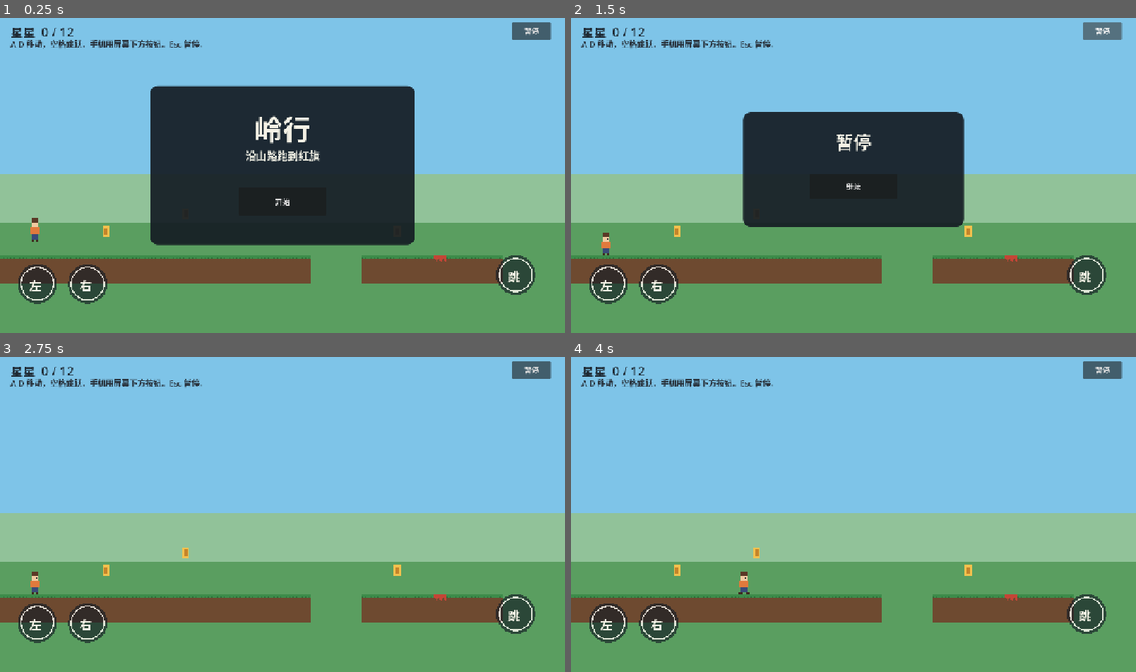
Above: before the commit, frames 1-4 (two rows, left to right).
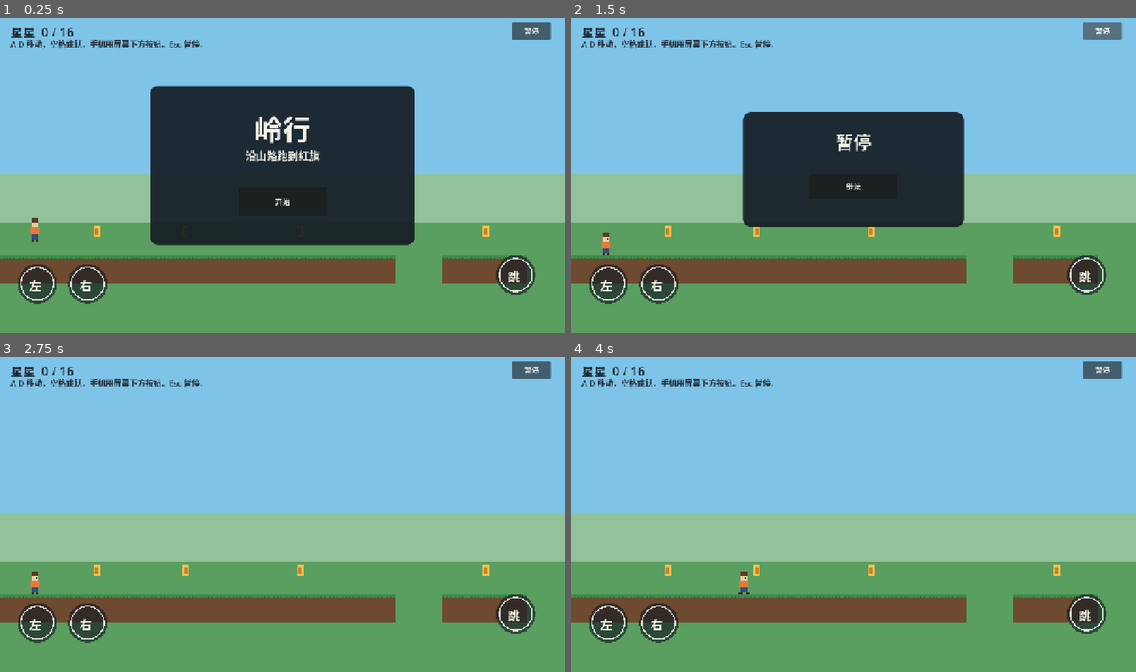
Above: after the commit, the same moments.

Repository: LiangchenLab/Game-Godot
Game: Godot game, scene res://scenes/main.tscn
Same seed, same stepped clock (60 frames per second), same inputs: the game is played once before the commit and once after it.
Inputs:
- Up to frame 1 (0.25 s): no input
- Up to frame 2 (1.5 s): click "开始" at 0.5 s; click "暂停" at 1.25 s
- Up to frame 3 (2.75 s): click "继续" at 2 s
- Up to frame 4 (4 s): hold D (move_right) from 2.78 s (still down); tap Space (jump) at 2.85, 3.02, 3.32, 3.6, 3.77 s

The runs differ from the first frame. In frame 1, 2.0% of the frame differs, in the area x 11-94%, y 3-85%; in frame 2, 2.1%; in frame 3, 2.2%; in frame 4, 2.2%.

Commit message:
迁入 CCGS 骨架并落地 MVP 关卡三段节奏。
修复 Windows Stop hook 的 Git Bash 路径；补齐 epic/stories 与关卡/导出/商店/用例文档；level.gd 按教学→加压→收尾重排。

Co-authored-by: Cursor <cursoragent@cursor.com>

Diff:
--- a/scenes/main.tscn
+++ b/scenes/main.tscn
@@ -6,19 +6,19 @@
 [node name="Main" type="Node2D"]
 
 [node name="Sky" type="ColorRect" parent="."]
-offset_right = 5200.0
+offset_right = 5600.0
 offset_bottom = 720.0
 color = Color(0.494118, 0.768627, 0.909804, 1)
 
 [node name="HillFar" type="ColorRect" parent="."]
 offset_top = 360.0
-offset_right = 5200.0
+offset_right = 5600.0
 offset_bottom = 560.0
 color = Color(0.568627, 0.760784, 0.6, 1)
 
 [node name="Hill" type="ColorRect" parent="."]
 offset_top = 470.0
-offset_right = 5200.0
+offset_right = 5600.0
 offset_bottom = 720.0
 color = Color(0.352941, 0.619608, 0.376471, 1)
 
--- a/scripts/level.gd
+++ b/scripts/level.gd
@@ -32,27 +32,41 @@
 		add_child(cloud)
 
 func _build() -> void:
-	_run(0, 22, 560)
-	_run(820, 10, 560)
-	_spikes(980, 560)
-	_run(1280, 6, 430)
-	_run(1680, 14, 560)
-	_moving(Vector2(2320, 470))
-	_run(2580, 8, 400)
-	_checkpoint(Vector2(2700, 368))
-	_run(3000, 12, 560)
-	_slime(Vector2(3200, 520), 3000, 3340)
-	_spikes(3360, 560)
-	_run(3600, 4, 460)
-	_run(3920, 4, 380)
-	_run(4240, 12, 560)
-	_goal(Vector2(4560, 500))
-	_pit(Vector2(2500, 980), Vector2(5200, 80))
+	# Act1 教学：长平地 + 星星引导；首缺口后再放单尖刺（避免第一跳即死）
+	_run(0, 28, 560)
+	_run(1000, 6, 560)
+	_run(1280, 10, 560)
+	_spikes(1480, 560)
+
+	# Act2 加压：高台 → 移动平台 → 检查点 → 史莱姆 + 尖刺
+	_run(1680, 6, 430)
+	_run(2000, 12, 560)
+	_moving(Vector2(2480, 470))
+	_run(2740, 8, 400)
+	_checkpoint(Vector2(2860, 368))
+	_run(3120, 14, 560)
+	_slime(Vector2(3360, 520), 3160, 3500)
+	_spikes(3520, 560)
+	_spikes(3580, 560)
+
+	# Act3 收尾：三级阶梯上升 + 落地大平台过旗
+	_run(3760, 4, 480)
+	_run(4000, 4, 400)
+	_run(4240, 4, 320)
+	_run(4480, 12, 560)
+	_goal(Vector2(4760, 500))
+	_pit(Vector2(2600, 980), Vector2(5400, 80))
+
 	for pos in [
-		Vector2(240, 490), Vector2(420, 450), Vector2(900, 490),
-		Vector2(1360, 360), Vector2(1480, 360), Vector2(1900, 490),
-		Vector2(2100, 430), Vector2(2320, 390), Vector2(2700, 320),
-		Vector2(3120, 490), Vector2(3680, 390), Vector2(4000, 310),
+		# Act1 地上引导星
+		Vector2(220, 490), Vector2(420, 490), Vector2(680, 490),
+		Vector2(1100, 490), Vector2(1400, 490),
+		# Act2
+		Vector2(1760, 360), Vector2(1880, 360), Vector2(2200, 490),
+		Vector2(2480, 390), Vector2(2860, 320), Vector2(3280, 490),
+		# Act3 收尾星
+		Vector2(3840, 410), Vector2(4080, 330), Vector2(4320, 250),
+		Vector2(4600, 490), Vector2(4700, 490),
 	]:
 		_coin(pos)
 	_spawn(Vector2(80, 512))
--- a/scripts/player.gd
+++ b/scripts/player.gd
@@ -2,10 +2,16 @@
 
 const SPEED := 260.0
 const JUMP_VELOCITY := -520.0
+## 手感：离台后仍可起跳（关卡设计-MVP 80–120ms）
+const COYOTE_TIME := 0.1
+## 手感：落地前按跳，落地立即起跳
+const JUMP_BUFFER := 0.1
 
 var score := 0
 var spawn_position := Vector2.ZERO
 var playing := false
+var coyote_timer := 0.0
+var jump_buffer_timer := 0.0
 
 @onready var sprite: AnimatedSprite2D = $Sprite
 
@@ -43,10 +49,25 @@
 		velocity = Vector2.ZERO
 		sprite.play("idle")
 		return
-	if not is_on_floor():
+
+	var on_floor := is_on_floor()
+	if on_floor:
+		coyote_timer = COYOTE_TIME
+	else:
+		coyote_timer = maxf(coyote_timer - delta, 0.0)
 		velocity += get_gravity() * delta
-	if Input.is_action_just_pressed("jump") and is_on_floor():
+
+	if Input.is_action_just_pressed("jump"):
+		jump_buffer_timer = JUMP_BUFFER
+	else:
+		jump_buffer_timer = maxf(jump_buffer_timer - delta, 0.0)
+
+	# Coyote + 跳跃缓冲：满足其一即可起跳（落地不丢缓冲意图）
+	if jump_buffer_timer > 0.0 and (on_floor or coyote_timer > 0.0):
 		velocity.y = JUMP_VELOCITY
+		jump_buffer_timer = 0.0
+		coyote_timer = 0.0
+
 	var direction := Input.get_axis("move_left", "move_right")
 	if direction:
 		velocity.x = direction * SPEED
Not shown, added: .claude/docs/workflow-catalog.yaml
Not shown, added: .claude/scripts/godot-parse-check.gd
Not shown, added: .claude/settings.json
Not shown, added: design/registry/entities.yaml
Not shown, added: docs/architecture/tr-registry.yaml
Not shown, added: docs/ccgs-framework/architecture/tr-registry.yaml
Not shown, added: docs/ccgs-framework/registry/architecture.yaml
Not shown, added: docs/registry/architecture.yaml
Not shown, added: project.yaml
Not shown, added: .claude/agents/accessibility-specialist.md
Not shown, added: .claude/agents/ai-programmer.md
Not shown, added: .claude/agents/analytics-engineer.md
(and 197 more such lines)
